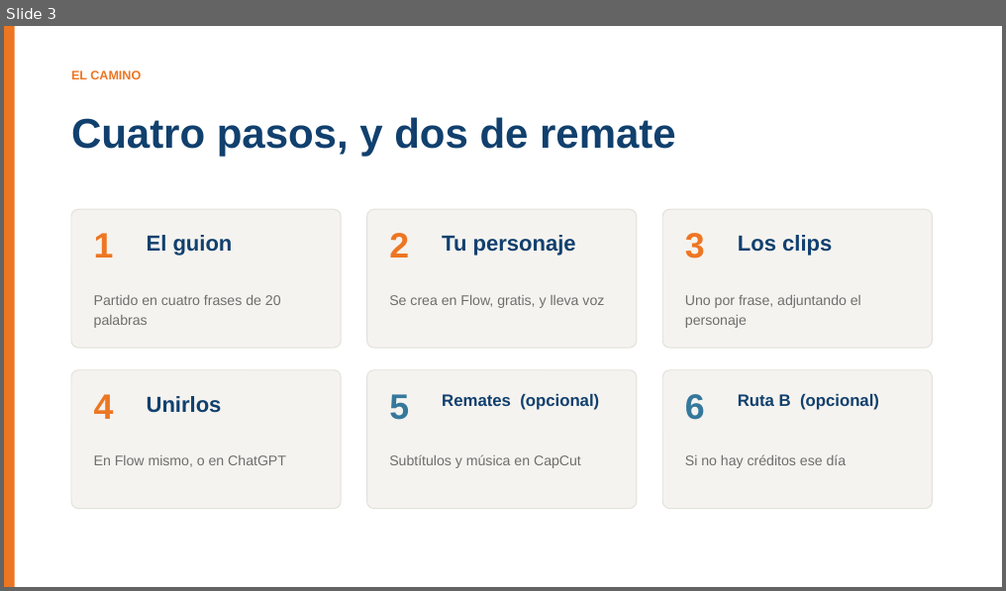
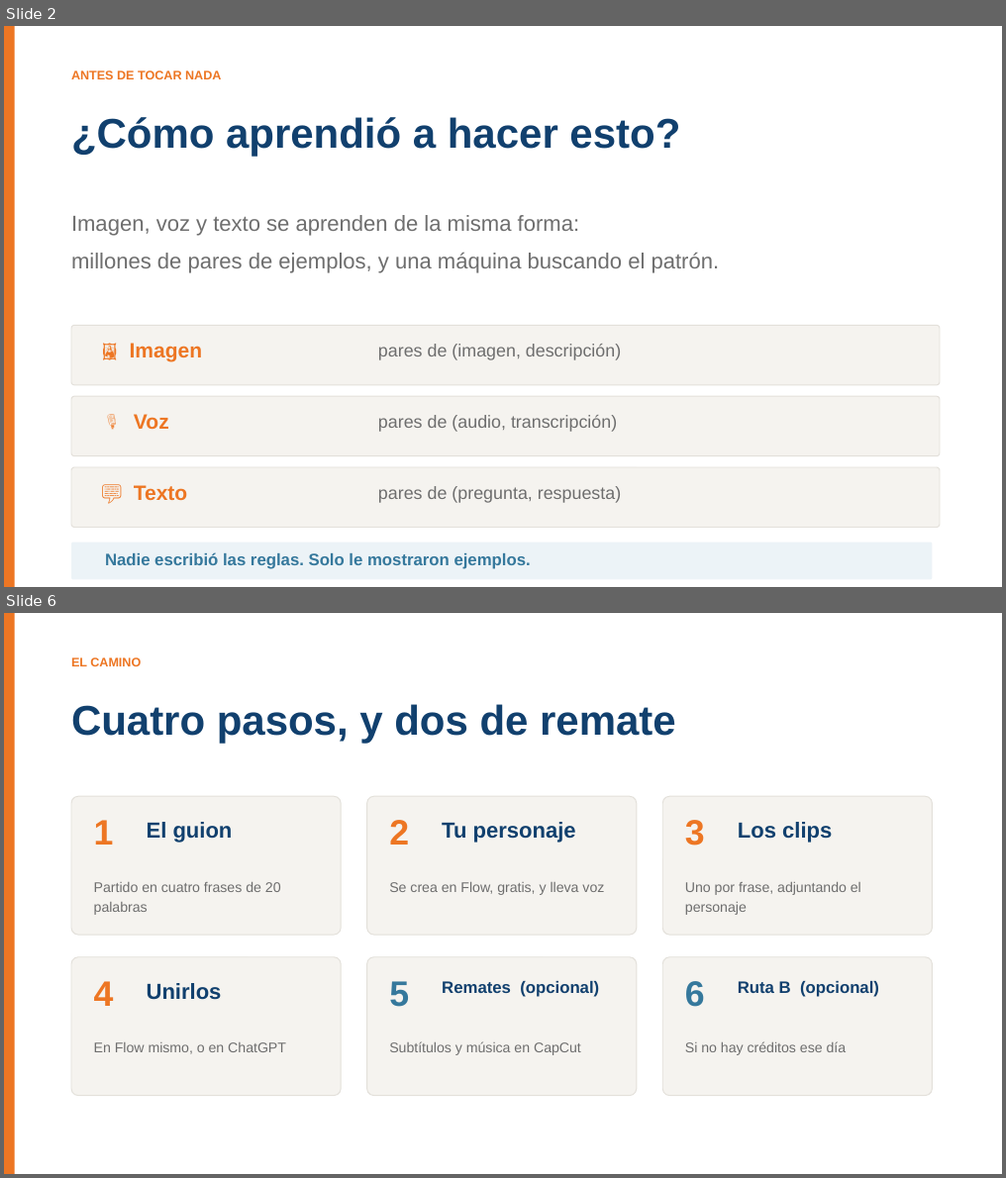
Before and after one commit to BioAITeamLearning/IntroInfo_2026_02_Ucaldas, a slide deck: _static/sesion06/S06_audio_imagen_video.pptx. Shown one above the other, each under a label of ours: slide 3 before the commit, slides 2 and 6 after it; the slides between them are not shown. The pictures are 1006x591 and 1006x1178 pixels, drawn with LibreOffice and Linux fonts; fonts in the diff are those of the drawing. Boxes give left, top, right and bottom in pixels: in the first picture for what was removed or moved away, otherwise in the second. Text is boxed around its words. In the diff, an @@ line names an element or a change of style, - is before the commit and + after.

```diff
--- a/_static/sesion06/S06_audio_imagen_video.pptx
+++ b/_static/sesion06/S06_audio_imagen_video.pptx
@@ slide 2 added at <box>4,26,1002,587</box>, background #FFFFFF @@
@@ rectangle added at <box>4,26,15,587</box>, fill #ED7623 @@
@@ text added at <box>71,71,221,79</box>, 12 pt, text #ED7623, bold @@
+ANTES DE TOCAR NADA
@@ text added at <box>71,117,680,157</box>, 40 pt, text #11406E, bold @@
+¿Cómo aprendió a hacer esto?
@@ text added at <box>71,215,720,274</box>, 21 pt, text #6E6E6E @@
+Imagen, voz y texto se aprenden de la misma forma:
+millones de pares de ejemplos, y una máquina buscando el patrón.
@@ rounded rectangle added at <box>71,325,940,385</box>, fill #F5F3EF, outline #E3E0DA 0.9 pt @@
@@ text added at <box>130,343,203,362</box>, 20 pt, text #ED7623, bold @@
+🖼️ Imagen
@@ text added at <box>378,344,621,361</box>, 17 pt, text #6E6E6E @@
+pares de (imagen, descripción)
@@ rounded rectangle added at <box>71,396,940,457</box>, fill #F5F3EF, outline #E3E0DA 0.9 pt @@
@@ text added at <box>134,414,169,429</box>, 20 pt, text #ED7623, bold @@
+🎙️ Voz
@@ text added at <box>378,415,617,432</box>, 17 pt, text #6E6E6E @@
+pares de (audio, transcripción)
@@ rounded rectangle added at <box>71,468,940,528</box>, fill #F5F3EF, outline #E3E0DA 0.9 pt @@
@@ text added at <box>134,485,187,500</box>, 20 pt, text #ED7623, bold @@
+💬 Texto
@@ text added at <box>378,486,621,503</box>, 17 pt, text #6E6E6E @@
+pares de (pregunta, respuesta)
@@ rounded rectangle added at <box>71,543,933,580</box>, fill #ECF3F7 @@
@@ text added at <box>105,553,531,570</box>, 16 pt, text #35789C, bold @@
+Nadie escribió las reglas. Solo le mostraron ejemplos.
@@ what was slide 3 is now slide 6 @@
```
Also in this commit, not shown: 2 other slides added.
